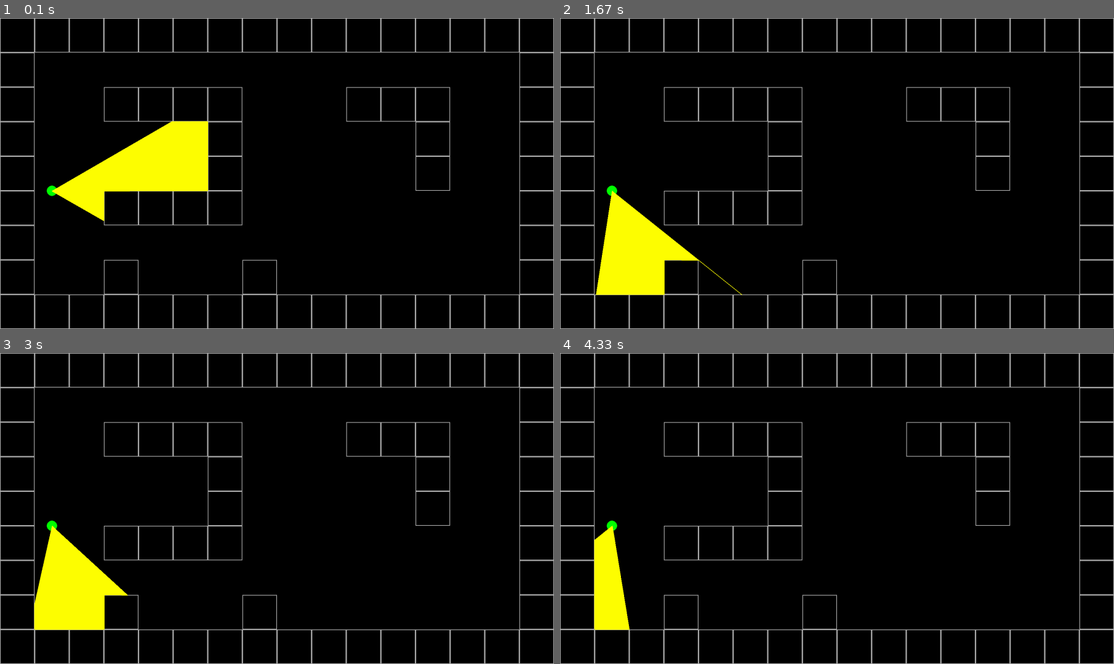
Above: before the commit, frames 1-4 (two rows, left to right).
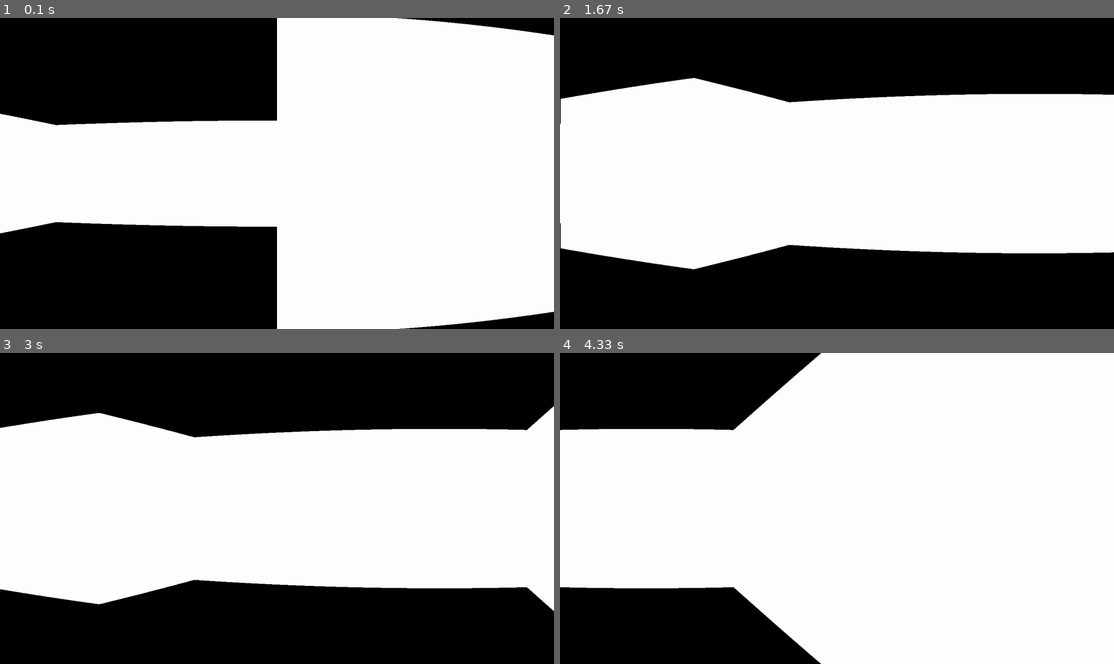
Above: after the commit, the same moments.

Repository: DonatasNoreika/pygame_doom
Game: pygame game, started from main.py
The game is run twice, just before and just after one commit, with the same random seed, the same clock (stepped at 60 frames per second) and the same inputs.
Inputs:
- Up to frame 1 (0.1 s): no input
- Up to frame 2 (1.67 s): hold Right 0.33-0.8 s; hold Right 0.83-1.3 s; hold Left from 1.33 s (still down)
- Up to frame 3 (3 s): release Left at 1.87 s; hold Left 1.9-2.3 s; hold Right 2.33-2.97 s
- Up to frame 4 (4.33 s): hold Left 3-3.47 s; hold Right 3.5-3.97 s; hold Right from 4 s (still down)

The runs differ from the first frame. In frame 1, 67% of the frame differs, in the area x 0-100%, y 0-100%; in frame 2, 56%; in frame 3, 56%; in frame 4, 83%.

Commit message:
Pirmas pseudo 3D su baltom sienom

Diff:
--- a/main.py
+++ b/main.py
@@ -28,8 +28,8 @@
 
     def draw(self):
         self.screen.fill("black")
-        self.map.draw()
-        self.player.draw()
+        # self.map.draw()
+        # self.player.draw()
 
     def check_events(self):
         for event in pg.event.get():
--- a/raycasting.py
+++ b/raycasting.py
@@ -1,6 +1,6 @@
 import pygame as pg
 import math
-from settings import FOV, HALF_FOV, NUM_RAYS, HALF_NUM_RAYS, DELTA_ANGLE, MAX_DEPTH
+from settings import FOV, HALF_FOV, NUM_RAYS, HALF_NUM_RAYS, DELTA_ANGLE, MAX_DEPTH, SCREEN_DIST, HALF_WIDTH, HALF_HEIGHT, SCALE
 
 class RayCasting:
     def __init__(self, game):
@@ -56,8 +56,14 @@
             else:
                 depth = depth_hor
 
-            # draw for debug
-            pg.draw.line(self.game.screen, "yellow", (100 * ox, 100 * oy), (100 * ox + 100 * depth * cos_a, 100 * oy + 100 * depth * sin_a), 2)
+            # # draw for 2D debug
+            # pg.draw.line(self.game.screen, "yellow", (100 * ox, 100 * oy), (100 * ox + 100 * depth * cos_a, 100 * oy + 100 * depth * sin_a), 2)
+
+            # projection
+            proj_height = SCREEN_DIST / (depth + 0.0001)
+
+            pg.draw.rect(self.game.screen, 'white',
+                         (ray * SCALE, HALF_HEIGHT - proj_height // 2, SCALE, proj_height))
 
             ray_angle += DELTA_ANGLE
 
--- a/settings.py
+++ b/settings.py
@@ -1,5 +1,8 @@
 import math
+
 RES = WIDTH, HEIGHT = 1600, 900
+HALF_WIDTH = WIDTH // 2
+HALF_HEIGHT = HEIGHT // 2
 FPS = 144
 
 PLAYER_POS = 1.5, 5
@@ -13,3 +16,6 @@
 HALF_NUM_RAYS = NUM_RAYS // 2
 DELTA_ANGLE = FOV / NUM_RAYS
 MAX_DEPTH = 20
+
+SCREEN_DIST = HALF_WIDTH / math.tan(HALF_FOV)
+SCALE = WIDTH // NUM_RAYS
